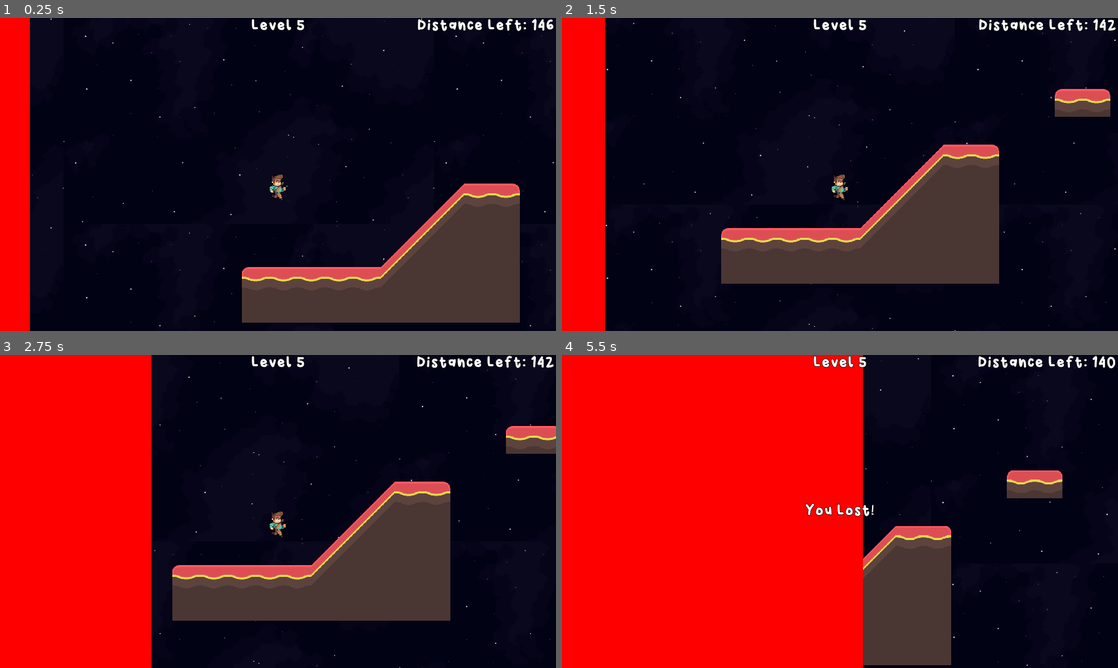
Above: before the commit, frames 1-4 (two rows, left to right).
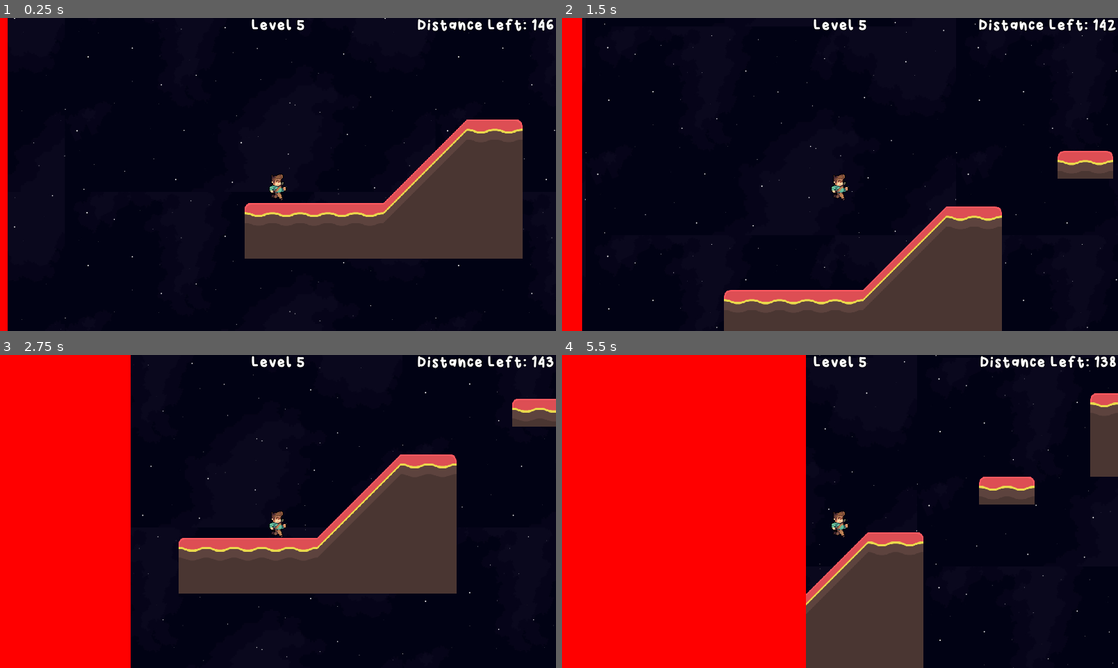
Above: after the commit, the same moments.

Repository: jonahshader/back5_platformer_unit3
Game: Godot game, scene res://scenes/levels/Level_5.tscn
Two runs of this game, one before a commit and one after it. Both use one fixed random seed, a clock stepped at 60 frames per second and the inputs below. This scene is started directly instead of the project's main scene.
Inputs:
- Up to frame 1 (0.25 s): no input
- Up to frame 2 (1.5 s): hold Space (jump) 0.53-1.28 s; hold Right (move_right) from 0.53 s (still down); tap Space (jump) at 1.35 s
- Up to frame 3 (2.75 s): tap Space (jump) at 1.52, 1.82 s; release Right (move_right) at 2.03 s; hold Left (move_left) from 2.03 s (still down); hold Space (jump) from 2.03 s (still down)
- Up to frame 4 (5.5 s): release Left (move_left) at 2.78 s; release Space (jump) at 2.78 s; hold Right (move_right) 2.78-4.28 s; tap Space (jump) at 2.85, 3.02, 3.32, 4.35, 4.52, 4.82 s; hold Space (jump) 3.53-4.28 s; hold Left (move_left) 4.28-5.03 s; hold Right (move_right) from 5.03 s (still down); hold Space (jump) from 5.03 s (still down)

The runs differ from the first frame. In frame 1, 24% of the frame differs, in the area x 1-100%, y 0-100%; in frame 2, 24%; in frame 3, 17%; in frame 4, 16%.

Commit message:
Added enemies and animation to end screen

Diff:
--- a/scenes/levels/Level_5.tscn
+++ b/scenes/levels/Level_5.tscn
@@ -9,13 +9,15 @@
 [ext_resource path="res://scenes/menus/GameHud.tscn" type="PackedScene" id=7]
 [ext_resource path="res://assets/Images/background.tscn" type="PackedScene" id=8]
 [ext_resource path="res://scenes/objects/Spring.tscn" type="PackedScene" id=9]
+[ext_resource path="res://scenes/objects/enemy_jumper.tscn" type="PackedScene" id=10]
 
 [node name="5" type="Node"]
 
 [node name="Player" parent="." instance=ExtResource( 4 )]
-position = Vector2( 83.4532, 843.771 )
+position = Vector2( 77.0994, 992.027 )
 
 [node name="TileMap" parent="." instance=ExtResource( 5 )]
+collision_layer = 512
 tile_data = PoolIntArray( 196637, 0, 8, 196648, 0, 8, 196653, 0, 65543, 196654, 0, 2, 196655, 0, 65540, 196701, 0, 6554 …(4956 unchanged characters)…
 
 [node name="GameHud" parent="." instance=ExtResource( 7 )]
@@ -71,12 +73,6 @@
 [node name="SpikeTrap29" parent="." instance=ExtResource( 1 )]
 position = Vector2( 6898.47, 561.168 )
 
-[node name="SpikeTrap30" parent="." instance=ExtResource( 1 )]
-position = Vector2( 6954.59, 560.736 )
-
-[node name="SpikeTrap31" parent="." instance=ExtResource( 1 )]
-position = Vector2( 6926.96, 561.168 )
-
 [node name="SpikeTrap26" parent="." instance=ExtResource( 1 )]
 position = Vector2( 6684.26, 943.551 )
 
@@ -119,11 +115,17 @@
 [node name="SpikeTrap6" parent="." instance=ExtResource( 1 )]
 position = Vector2( 2733.25, 943.591 )
 
+[node name="enemy" parent="." instance=ExtResource( 10 )]
+position = Vector2( 4805.7, 573.435 )
+
+[node name="enemy2" parent="." instance=ExtResource( 10 )]
+position = Vector2( 5188.82, 525.31 )
+
 [node name="background" parent="." instance=ExtResource( 8 )]
 
 [node name="Death_Wall" parent="." instance=ExtResource( 3 )]
-position = Vector2( -1171.65, 545.133 )
-speed = 176
+position = Vector2( -1228.09, 930.086 )
+speed = 174
 
 [connection signal="body_entered" from="Safehouse" to="Player" method="survived"]
 [connection signal="body_entered" from="Safehouse" to="GameHud" method="survived"]
--- a/scenes/menus/PrototypeEnd.tscn
+++ b/scenes/menus/PrototypeEnd.tscn
@@ -1,13 +1,50 @@
-[gd_scene load_steps=4 format=2]
+[gd_scene load_steps=8 format=2]
 
 [ext_resource path="res://assets/fonts/Winkle-Regular.ttf" type="DynamicFontData" id=1]
 [ext_resource path="res://scenes/objects/EscExit.tscn" type="PackedScene" id=2]
+[ext_resource path="res://assets/Images/background.tscn" type="PackedScene" id=3]
 
 [sub_resource type="DynamicFont" id=1]
 size = 48
 outline_size = 2
 outline_color = Color( 0, 0, 0, 1 )
 font_data = ExtResource( 1 )
+
+[sub_resource type="Animation" id=4]
+resource_name = "Splash2"
+tracks/0/type = "value"
+tracks/0/path = NodePath(".:rect_position")
+tracks/0/interp = 1
+tracks/0/loop_wrap = true
+tracks/0/imported = false
+tracks/0/enabled = true
+tracks/0/keys = {
+"times": PoolRealArray( 0, 1 ),
+"transitions": PoolRealArray( 1, 1 ),
+"update": 0,
+"values": [ Vector2( 478, 1000 ), Vector2( 478, 340 ) ]
+}
+
+[sub_resource type="DynamicFont" id=2]
+size = 175
+outline_size = 2
+outline_color = Color( 0, 0, 0, 1 )
+font_data = ExtResource( 1 )
+
+[sub_resource type="Animation" id=3]
+resource_name = "Splash"
+tracks/0/type = "value"
+tracks/0/path = NodePath(".:rect_position")
+tracks/0/interp = 1
+tracks/0/loop_wrap = true
+tracks/0/imported = false
+tracks/0/enabled = true
+tracks/0/keys = {
+"times": PoolRealArray( 0, 1 ),
+"transitions": PoolRealArray( 1, 1 ),
+"update": 0,
+"values": [ Vector2( 290, -400 ), Vector2( 290, 180 ) ]
+}
 
 [node name="PrototypeEnd" type="CanvasLayer"]
 
@@ -17,9 +54,9 @@
 anchor_right = 0.5
 anchor_bottom = 0.5
 margin_left = -162.0
-margin_top = -19.5
-margin_right = 162.0
-margin_bottom = 19.5
+margin_top = 640.0
+margin_right = 226.0
+margin_bottom = 679.0
 custom_fonts/font = SubResource( 1 )
 text = "You won! :D Good Job"
 align = 1
@@ -27,4 +64,28 @@
 "_edit_use_anchors_": false
 }
 
+[node name="AnimationPlayer" type="AnimationPlayer" parent="Label"]
+autoplay = "Splash2"
+anims/Splash2 = SubResource( 4 )
+
 [node name="EscExit" parent="." instance=ExtResource( 2 )]
+
+[node name="Label2" type="Label" parent="."]
+margin_left = 290.0
+margin_top = -400.0
+margin_right = 1024.0
+margin_bottom = -261.0
+custom_fonts/font = SubResource( 2 )
+custom_colors/font_color = Color( 0.780392, 0.0980392, 0.0980392, 1 )
+custom_colors/font_outline_modulate = Color( 0, 0, 0, 1 )
+custom_colors/font_color_shadow = Color( 0.752941, 0.72549, 0.72549, 1 )
+text = "The Back V"
+__meta__ = {
+"_edit_use_anchors_": false
+}
+
+[node name="AnimationPlayer" type="AnimationPlayer" parent="Label2"]
+autoplay = "Splash"
+anims/Splash = SubResource( 3 )
+
+[node name="background" parent="." instance=ExtResource( 3 )]
Not shown: 1 places in scenes/levels/Level_5.tscn that only renumber resources
